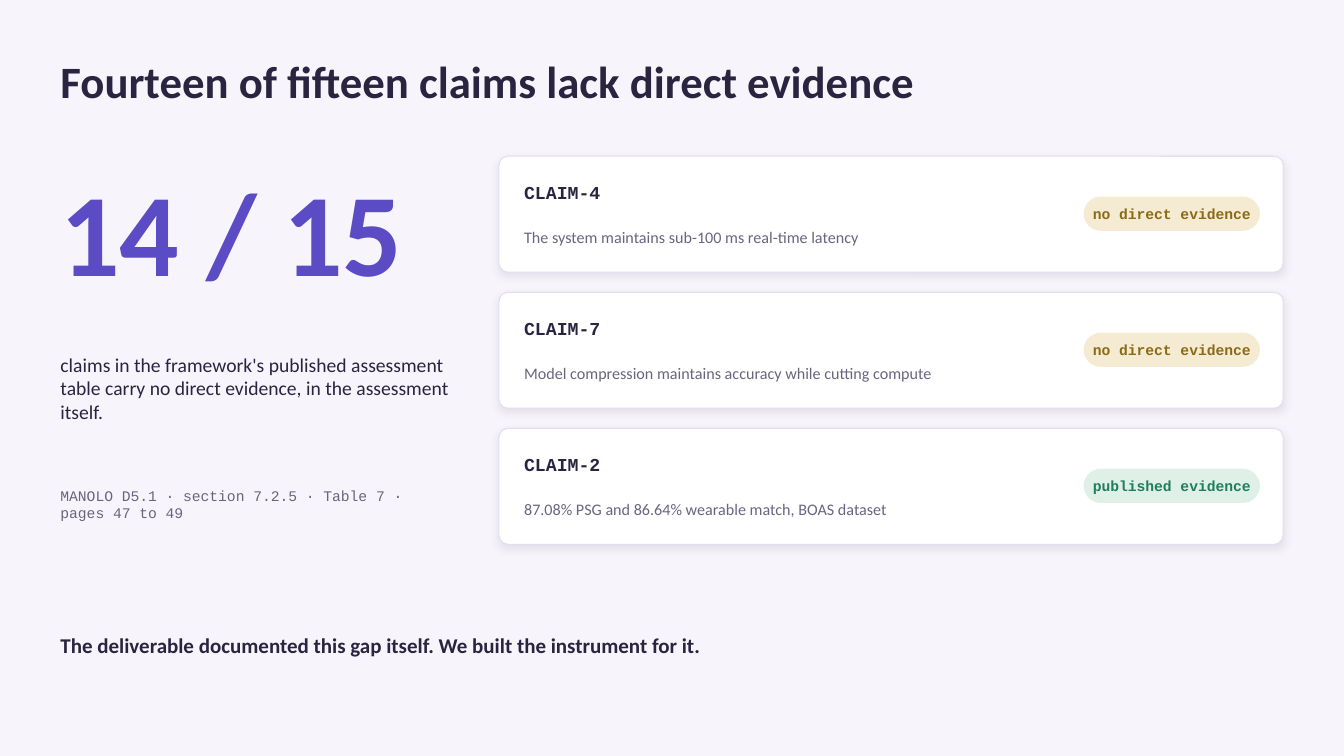
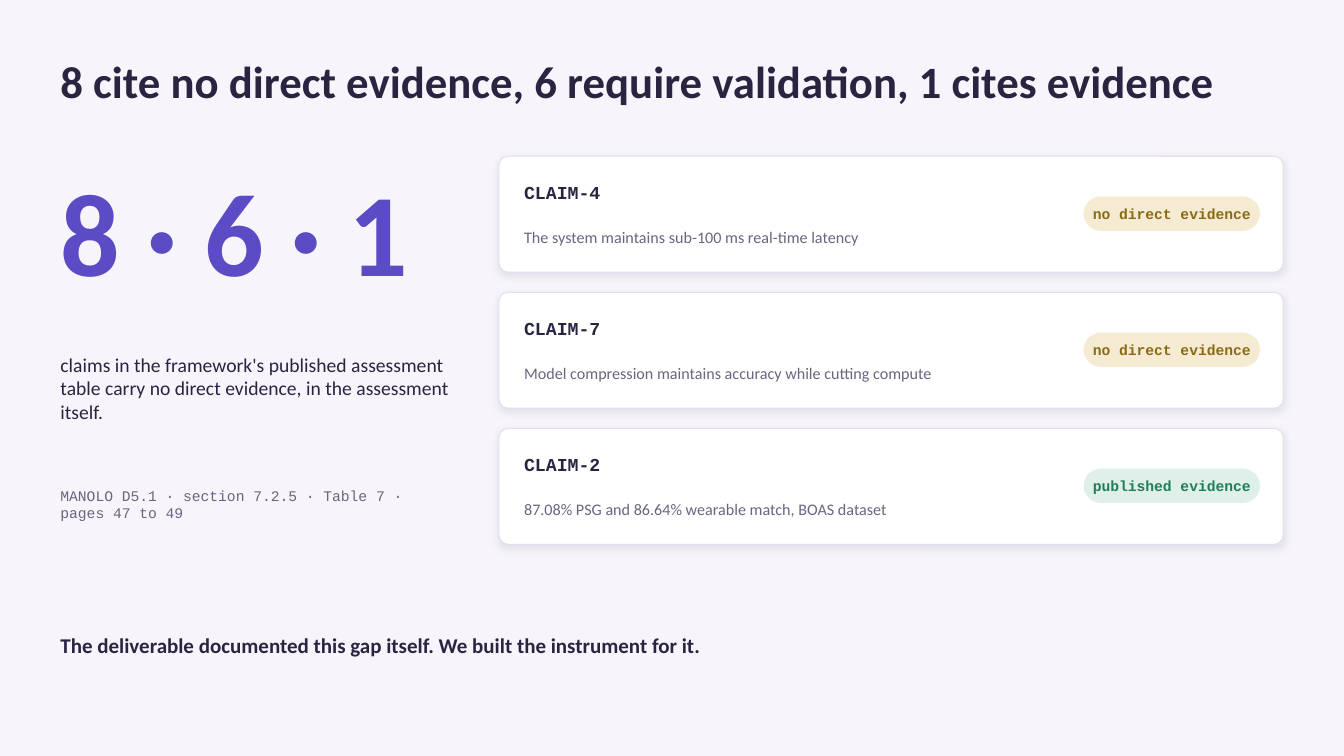
Before and after one commit to adambkovacs/manolo-innovation-lab-bench, a slide deck: slide 2 of presentation.pptx. Drawn at 1344x756 pixels with LibreOffice and Linux fonts; fonts in the diff are those of the drawing. Boxes give left, top, right and bottom in pixels: in the first picture for what was removed or moved away, otherwise in the second. Text is boxed around its words. In the diff, an @@ line names an element or a change of style, - is before the commit and + after.

```diff
--- a/presentation.pptx
+++ b/presentation.pptx
@@ text at bbox=[60, 66, 1213, 105]: text changed @@
-Fourteen of fifteen claims lack direct evidence
+8 cite no direct evidence, 6 require validation, 1 cites evidence
@@ text at bbox=[60, 195, 408, 277]: text changed @@
-14 / 15
+8 · 6 · 1
```
Also in this commit, not shown: 2 other slides changed, 10 other files.
